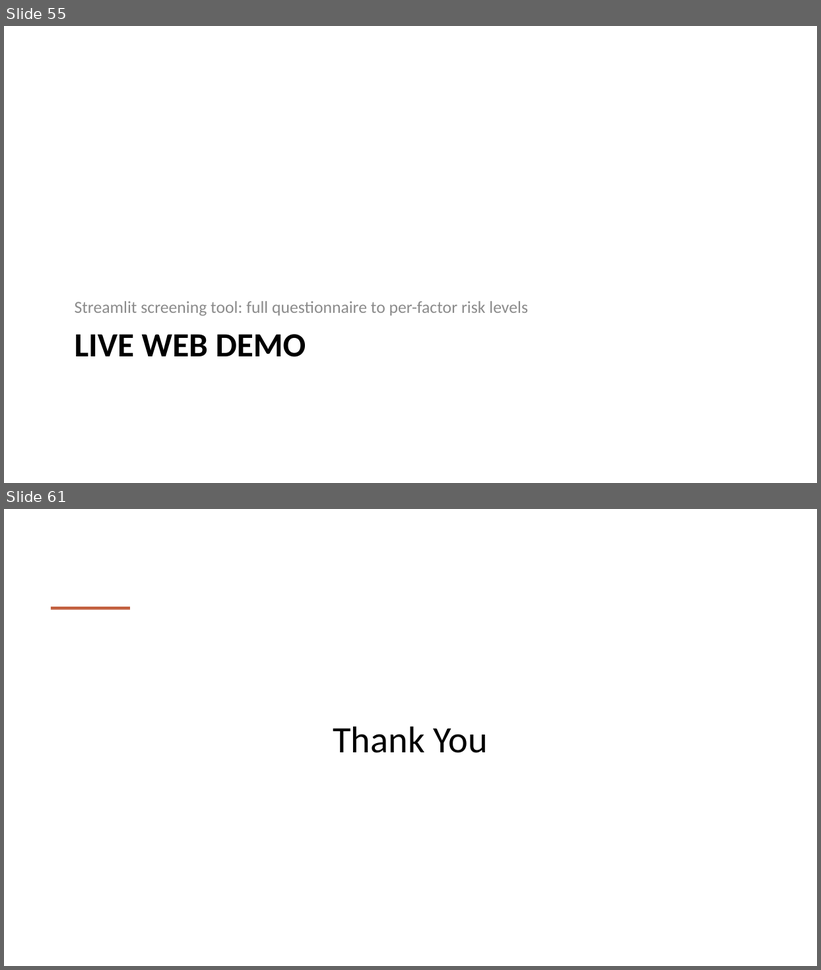
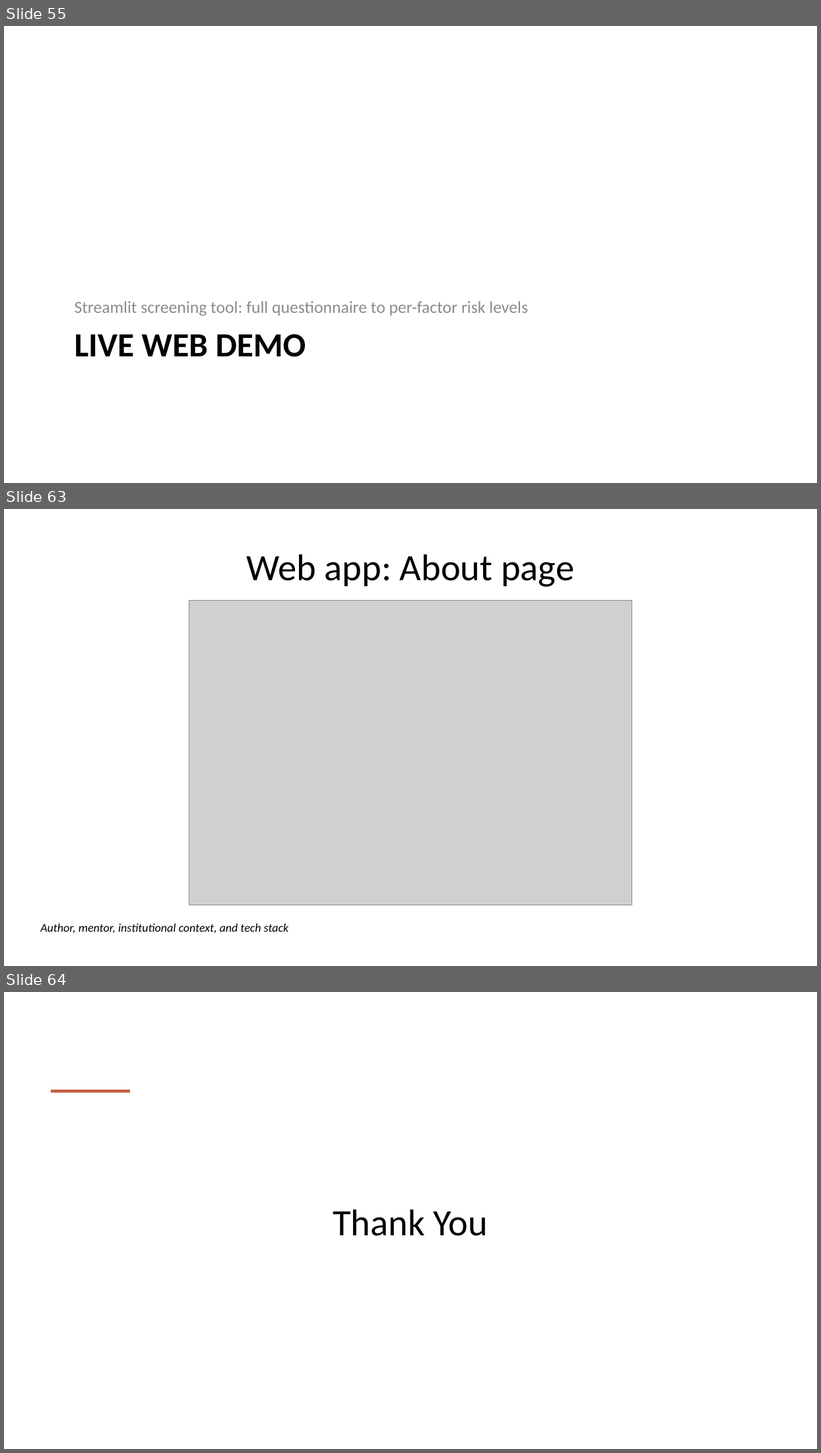
Before and after one commit to AilaVishnu/ergonomic-risk-factor-prediction, a slide deck: deck/Ergonomic_Risk_Factor_Prediction_Project_Plan_WITH_RESULTS.pptx. Shown one above the other, each under a label of ours: slides 55 and 61 before the commit, slides 55, 63 and 64 after it; the slides between them are not shown. The pictures are 821x970 and 821x1453 pixels, drawn with LibreOffice and Linux fonts; fonts in the diff are those of the drawing; grey boxes stand for pictures. Boxes give left, top, right and bottom in pixels: in the first picture for what was removed or moved away, otherwise in the second. Text is boxed around its words. In the diff, an @@ line names an element or a change of style, - is before the commit and + after.

```diff
--- a/deck/Ergonomic_Risk_Factor_Prediction_Project_Plan_WITH_RESULTS.pptx
+++ b/deck/Ergonomic_Risk_Factor_Prediction_Project_Plan_WITH_RESULTS.pptx
@@ slide 63 added at box(4, 509, 817, 966), background #FFFFFF @@
@@ title added at box(246, 554, 574, 587), 44 pt, text #000000 @@
+Web app: About page
@@ picture added at box(189, 601, 632, 906) @@
@@ text added at box(40, 923, 288, 933), 14 pt, text #000000, italic @@
+Author, mentor, institutional context, and tech stack
@@ what was slide 61 is now slide 64 @@
```
Also in this commit, not shown: 5 slides changed, 2 other slides added, 17 other files.
